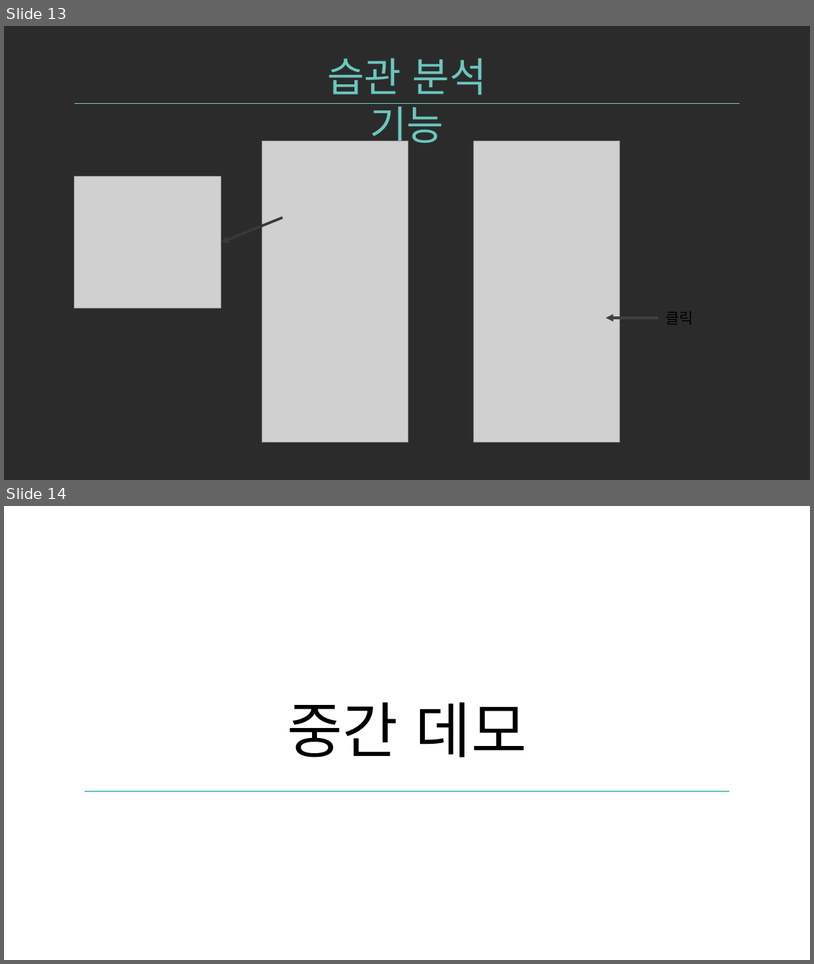
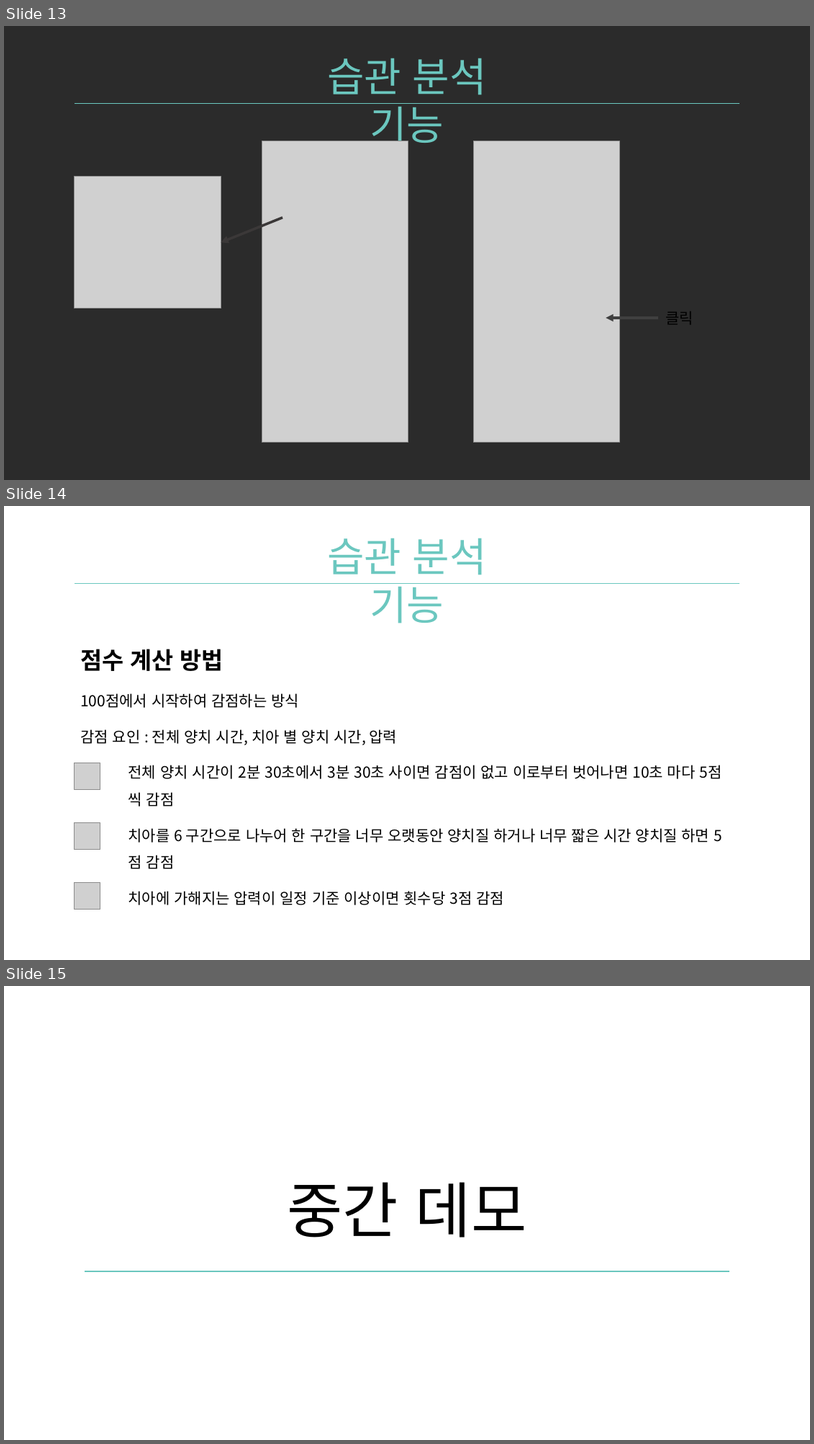
Before and after one commit to Team-Achi/Docs, a slide deck: PPT/캡스톤디자인_9주차_중간데모_발표자료_5조.pptx. Shown one above the other, each under a label of ours: slides 13 and 14 before the commit, slides 13, 14 and 15 after it. The pictures are 814x964 and 814x1444 pixels, drawn with LibreOffice and Linux fonts; fonts in the diff are those of the drawing; grey boxes stand for pictures; background and template pictures are left out; a plain dark background stands for a picture behind light text. Boxes give left, top, right and bottom in pixels: in the first picture for what was removed or moved away, otherwise in the second. Text is boxed around its words. In the diff, an @@ line names an element or a change of style, - is before the commit and + after.

```diff
--- a/PPT/캡스톤디자인_9주차_중간데모_발표자료_5조.pptx
+++ b/PPT/캡스톤디자인_9주차_중간데모_발표자료_5조.pptx
@@ slide 14 added at (x1=4, y1=506, x2=810, y2=960), background picture (left out) @@
@@ text added at (x1=327, y1=538, x2=487, y2=623), 48 pt, text #6BC7BF @@
+습관 분석 기능
@@ line added from (75, 584) to (741, 584), #6BC7BF 1 pt @@
@@ text added at (x1=80, y1=649, x2=722, y2=905), 18 pt, text #000000 @@
+점수 계산 방법
+100점에서 시작하여 감점하는 방식
+감점 요인 : 전체 양치 시간, 치아 별 양치 시간, 압력
+• 전체 양치 시간이 2분 30초에서 3분 30초 사이면 감점이 없고 이로부터 벗어나면 10초 마다 5점 씩 감점
+• 치아를 6 구간으로 나누어 한 구간을 너무 오랫동안 양치질 하거나 너무 짧은 시간 양치질 하면 5점 감점
+• 치아에 가해지는 압력이 일정 기준 이상이면 횟수당 3점 감점
@@ picture added at (x1=75, y1=762, x2=100, y2=790) @@
@@ picture added at (x1=75, y1=822, x2=100, y2=849) @@
@@ picture added at (x1=75, y1=883, x2=100, y2=909) @@
@@ what was slide 14 is now slide 15 @@
```
Also in this commit, not shown: 1 slide changed.
